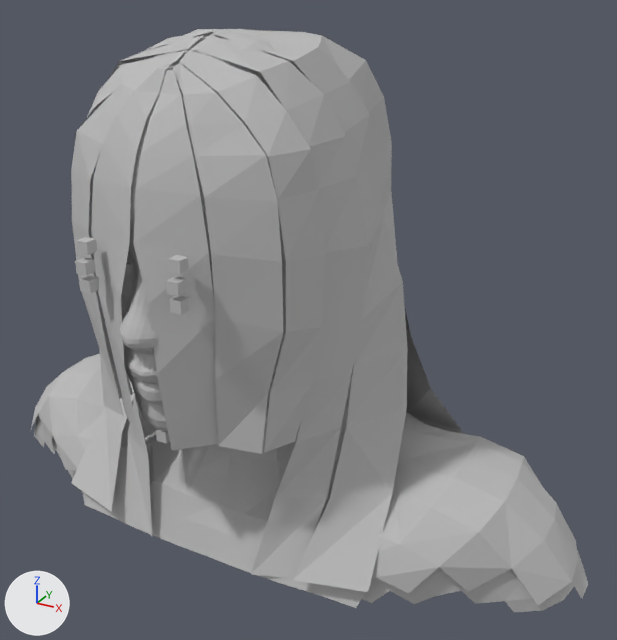
Before and after pictures for a commit that changed the glTF model public/assets/faces/makehuman-head.glb.
Before and after are seen from a 50 mm camera at (2.97, -4.99, 8.95) aimed at (0.41, -0.34, 6.63). Arrows for +X, +Y and +Z are at lower left; the lights stay in place. The first picture is the older version.

Names of what the first picture shows: 'makehuman_head'.
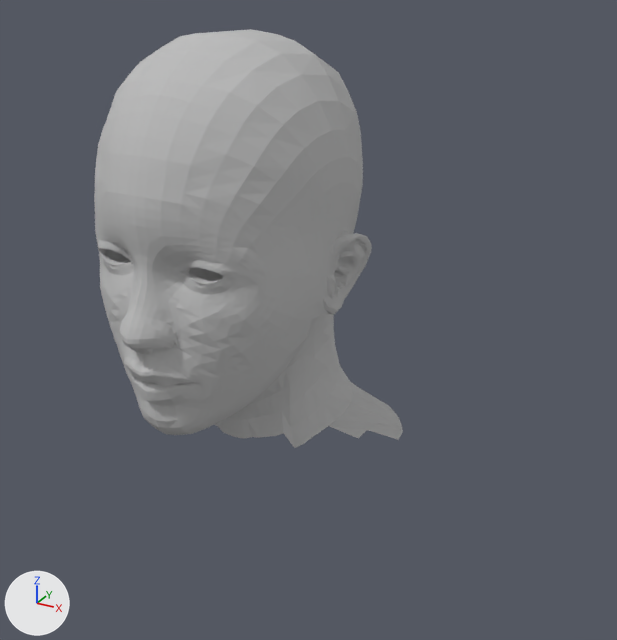
Pixel boxes (x1, y1, x2, y2) of what changed, in the pictures (617 x 640 px):
'makehuman_head', reshaped (44% narrower, 28% shorter)
    before: (31, 29, 588, 612)
    after: (94, 29, 403, 448)
part 1 of me_makehuman_head_mesh, deleted
    before: (31, 29, 578, 608)
part 2 of me_makehuman_head_mesh, deleted (mostly hidden)
    before: (34, 414, 588, 612)

The change, as a list of edits to the scene's bpy script:
```text
Change me_makehuman_head_mesh:
    used by ob_makehuman_head; location = (0.0, 0.0, 0.0)
    remove me_makehuman_head_mesh.from_pydata(...)  # 6205 vertices, 11592 faces; spans x -2.42..2.42, y -1.68..0.66, z 5.0..8.5
    add me_makehuman_head_mesh.from_pydata(...)  # 4352 vertices, 8652 faces; spans x -0.99..0.99, y -1.68..0.4, z 5.7..8.49
    me_makehuman_head_mesh part 1: 49 loose pieces with 1541 vertices, spanning x -2.35..2.35, y -1.66..0.66, z 5.01..8.5, are deleted
    me_makehuman_head_mesh part 2: 312 vertices removed from x -2.42..2.42, y -1.04..0.56, z 5.0..5.74
```
